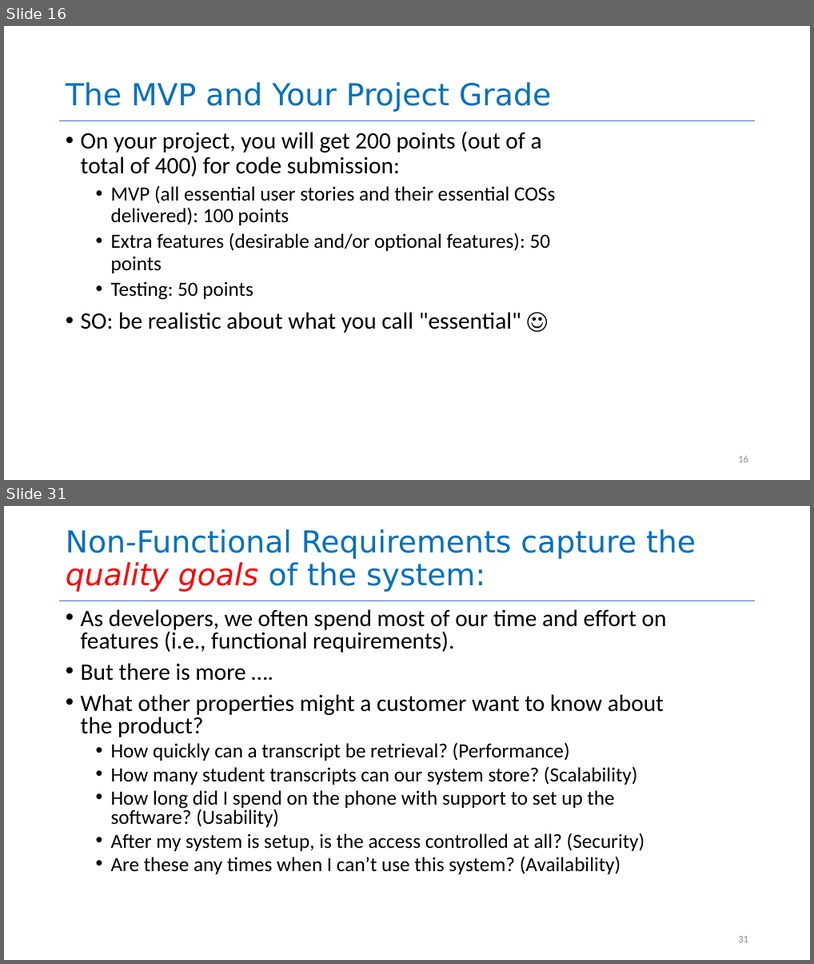
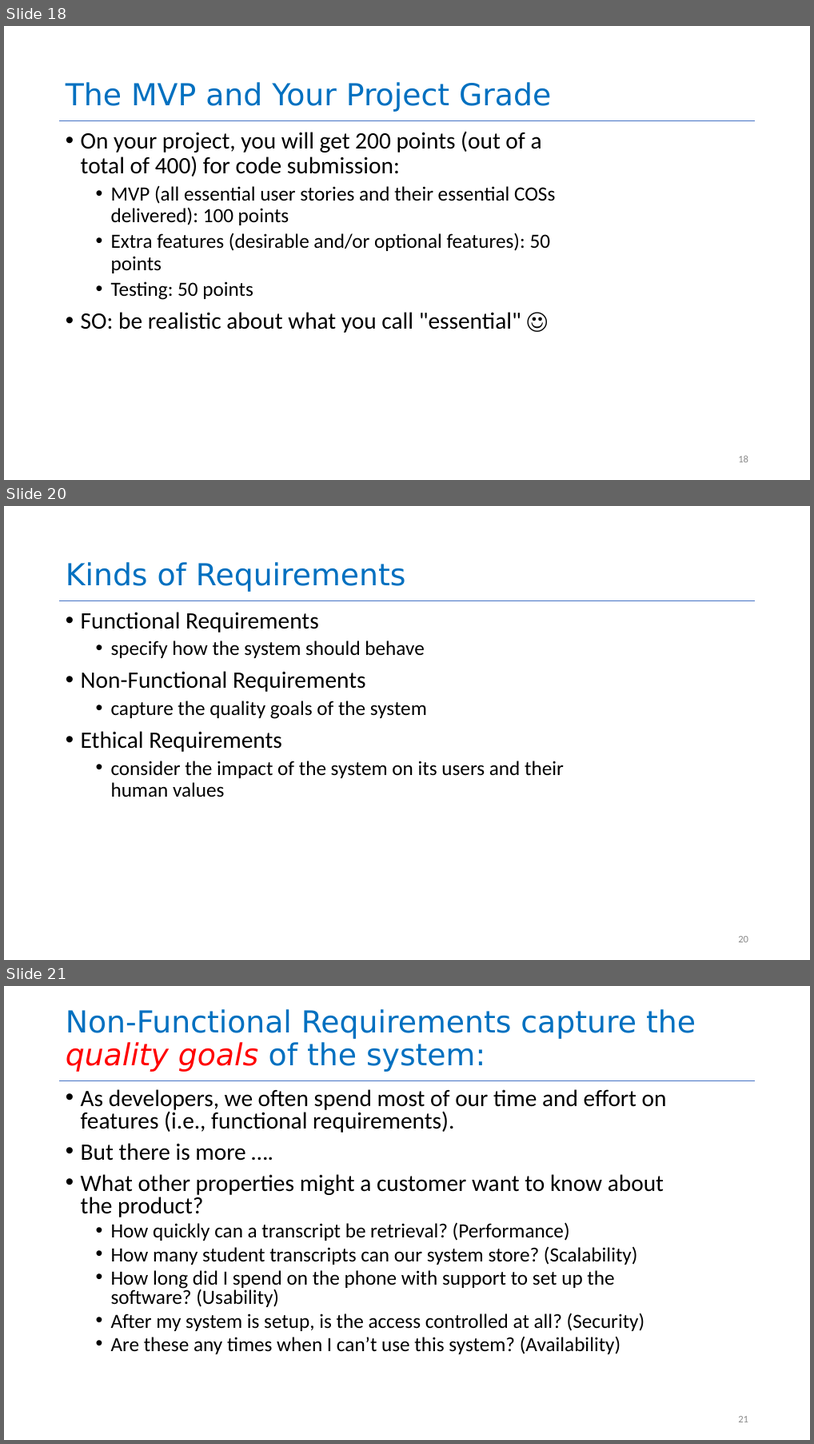
Before and after one commit to yashburshe/CS4530-Fall-2025, a slide deck: Slides/Module 01.2 Requirements Gathering.pptx. Shown one above the other, each under a label of ours: slides 16 and 31 before the commit, slides 18, 20 and 21 after it; the slides between them are not shown. The pictures are 814x964 and 814x1444 pixels, drawn with LibreOffice and Linux fonts; fonts in the diff are those of the drawing. Boxes give left, top, right and bottom in pixels: in the first picture for what was removed or moved away, otherwise in the second. Text is boxed around its words. In the diff, an @@ line names an element or a change of style, - is before the commit and + after.

```diff
--- a/Slides/Module 01.2 Requirements Gathering.pptx
+++ b/Slides/Module 01.2 Requirements Gathering.pptx
@@ slide 20 added at bbox=[4, 506, 810, 960], background #FFFFFF; not listed: 1 template element that a slide beside it also shows @@
@@ title added at bbox=[66, 562, 406, 592], 36 pt, text #0070C0 @@
+Kinds of Requirements
@@ text added at bbox=[81, 612, 564, 797], 24 pt, text #000000 @@
+• Functional Requirements
+  • specify how the system should behave
+• Non-Functional Requirements
+  • capture the quality goals of the system
+• Ethical Requirements
+  • consider the impact of the system on its users and their human values
@@ page number added at bbox=[738, 936, 749, 942], 12 pt, text #8C8C8C @@
+20
@@ what was slide 16 is now slide 18 @@
@@ what was slide 31 is now slide 21 @@
```
Also in this commit, not shown: 10 slides changed, 1 other slide added, 9 slides removed, 1 other file.
